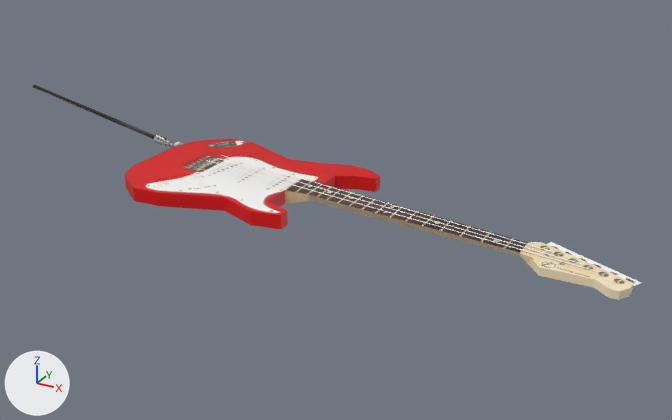
Two versions of the FBX model Stereojeu/Assets/_Graph/Meshes/msh_guitar.fbx, one commit apart.
Before and after are seen from a 50 mm lens placed at (6.78, -11.31, 5.48), pointed at (0.24, 0.59, -0.47). Lighting does not change. The marker at lower left points along +X, +Y and +Z. The older version comes first. Where no turn or scale is listed for an object, it has been applied to the vertices.

In view in the first picture: 'msh_guitar', 'msh_jack'.
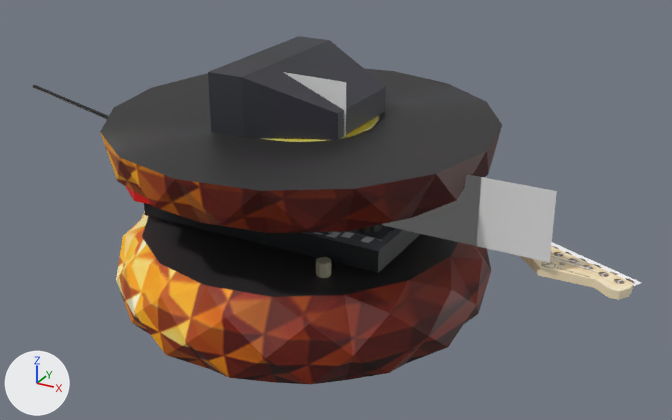
Where the newer file only moved an object's origin or applied its transform, the numbers keep the older frame.

Location of each change, [x1, y1, x2, y2] in pixels of the pictures (672 x 420 px):
'msh_BarAnanas', added: after [100, 68, 502, 384]
'msh_TV', added: after [208, 36, 386, 140]
'Cube.001', added: after [382, 175, 557, 262]
'msh_drumPad_body', added: after [144, 203, 420, 273]
'Cube', added: after [283, 72, 481, 246]
'msh_BarAnanas.001', added: after [260, 115, 382, 142]
'msh_bouton_qui_tourne_3', added (mostly hidden): after [357, 224, 382, 233]
'msh_guitar', unchanged, covered by the edit: before [125, 139, 642, 300]; after [126, 187, 642, 300]

Edits to the bpy script that builds the scene:
```text
Add me_cylinder_011:
    me_cylinder_011.from_pydata(...)  # 243 vertices, 336 faces; spans x -2.91..2.91, y -2.91..2.91, z -1.79..1.22
    me_cylinder_011.materials.append(mat_material)  # picture img_stere_png
Add me_cube_011:
    me_cube_011.from_pydata(...)  # 166 vertices, 157 faces; spans x -2.14..1.87, y -1.2..1.75, z -0.31..0.11
    me_cube_011.materials.append(mat_material)  # picture img_stere_png
Add me_cube_001:
    me_cube_001.from_pydata([(-0.5, -0.5, -0.5), (-0.5, -0.5, 0.5), (3.5, -0.5, -0.5), (3.5, -0.5, 0.5)], [], [(2, 3, 1, 0)])
Add me_cylinder_016:
    me_cylinder_016.from_pydata(...)  # 17 vertices, 16 faces; spans x -1.18..1.18, y -1.18..1.18, z 1.22
    me_cylinder_016.materials.append(mat_material)  # picture img_stere_png
Add me_cube_008:
    me_cube_008.from_pydata(...)  # an 8-sided cylinder along z spanning x 1.237..1.615, y -0.786..-0.407, z -0.137..0.242
    me_cube_008.materials.append(mat_material)  # picture img_stere_png
Add me_cube_002:
    me_cube_002.from_pydata(...)  # 126 vertices, 122 faces; spans x -0.86..0.96, y -1.23..1.19, z -0.01..2.08
    me_cube_002.materials.append(mat_material)  # picture img_stere_png
Add me_cube:
    me_cube.from_pydata([(-0.5, -0.5, -0.5), (-0.5, -0.5, 0.5), (0.5, -0.5, -0.51), (0.5, -0.5, 0.49), (2.5, -0.5, -0.51), (2.5, -0.5, 0.49), (-0.5, -0.5, 1.5), (0.5, -0.5, 1.49), (1.5, -0.5, 0.49), (1.5, -0.5, -0.51)], [], [(2, 3, 1, 0), (8, 9, 4, 5), (1, 3, 7, 6), (3, 2, 9, 8)])
Add ob_msh_barananas:
    ob_msh_barananas = bpy.data.objects.new('msh_BarAnanas', me_cylinder_011)
    ob_msh_barananas.location = (0.0, 0.0, 0.0)
Add ob_msh_drumpad_body:
    ob_msh_drumpad_body = bpy.data.objects.new('msh_drumPad_body', me_cube_011)
    ob_msh_drumpad_body.location = (0.0, 0.0, -0.05)
Add ob_cube_001:
    ob_cube_001 = bpy.data.objects.new('Cube.001', me_cube_001)
    ob_cube_001.location = (0.5, 0.0, 0.5)
Add ob_msh_barananas_001:
    ob_msh_barananas_001 = bpy.data.objects.new('msh_BarAnanas.001', me_cylinder_016)
    ob_msh_barananas_001.location = (0.0, 0.0, 0.0)
Add ob_msh_bouton_qui_tourne_3:
    ob_msh_bouton_qui_tourne_3 = bpy.data.objects.new('msh_bouton_qui_tourne_3', me_cube_008)
    ob_msh_bouton_qui_tourne_3.location = (0.0, 0.0, -0.01)
Add ob_msh_tv:
    ob_msh_tv = bpy.data.objects.new('msh_TV', me_cube_002)
    ob_msh_tv.location = (0.0, 0.0, 0.0)
Add ob_cube:
    ob_cube = bpy.data.objects.new('Cube', me_cube)
    ob_cube.location = (0.5, 0.0, 0.51)
```
